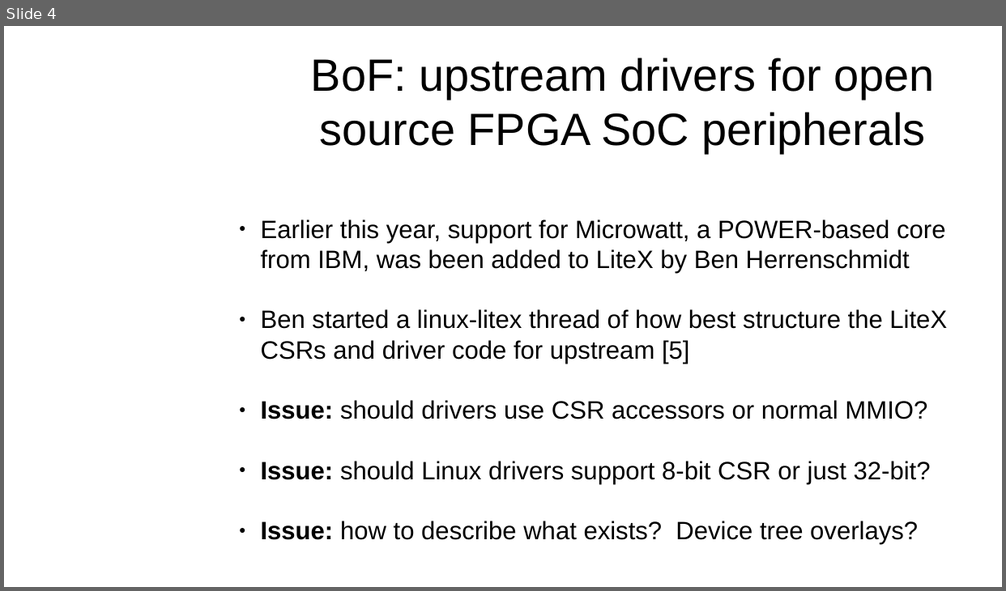
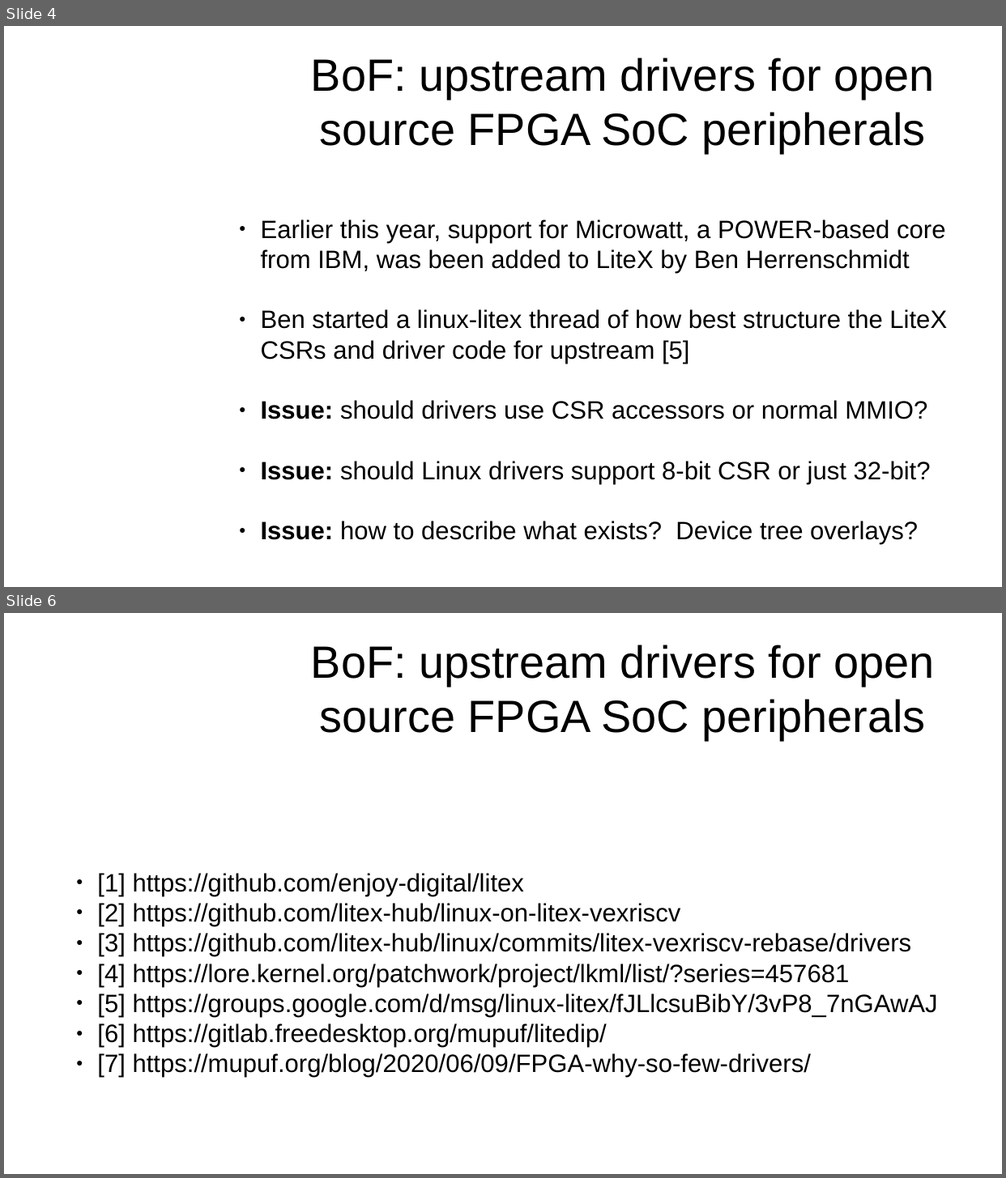
Before and after one commit to pdp7/talks, a slide deck: lpc-bof-fpga.odp. Shown one above the other, each under a label of ours: slide 4 before the commit, slides 4 and 6 after it; the slides between them are not shown. The pictures are 1006x591 and 1006x1178 pixels, drawn with LibreOffice and Linux fonts; fonts in the diff are those of the drawing; background and template pictures are left out. Boxes give left, top, right and bottom in pixels: in the first picture for what was removed or moved away, otherwise in the second. Text is boxed around its words. In the diff, an @@ line names an element or a change of style, - is before the commit and + after.

```diff
--- a/lpc-bof-fpga.odp
+++ b/lpc-bof-fpga.odp
@@ slide 6 added at bbox=[4, 613, 1002, 1174], background picture (left out) @@
@@ title added at bbox=[311, 645, 934, 740], 36 pt, text #000000 @@
+BoF: upstream drivers for open source FPGA SoC peripherals
@@ subtitle added at bbox=[97, 873, 938, 1078], 20 pt, text #000000 @@
+● [1] https://github.com/enjoy-digital/litex
+● [2] https://github.com/litex-hub/linux-on-litex-vexriscv
+● [3] https://github.com/litex-hub/linux/commits/litex-vexriscv-rebase/drivers
+● [4] https://lore.kernel.org/patchwork/project/lkml/list/?series=457681
+● [5] https://groups.google.com/d/msg/linux-litex/fJLlcsuBibY/3vP8_7nGAwAJ
+● [6] https://gitlab.freedesktop.org/mupuf/litedip/
+● [7] https://mupuf.org/blog/2020/06/09/FPGA-why-so-few-drivers/
```
Also in this commit, not shown: 1 slide changed, 1 other file.
